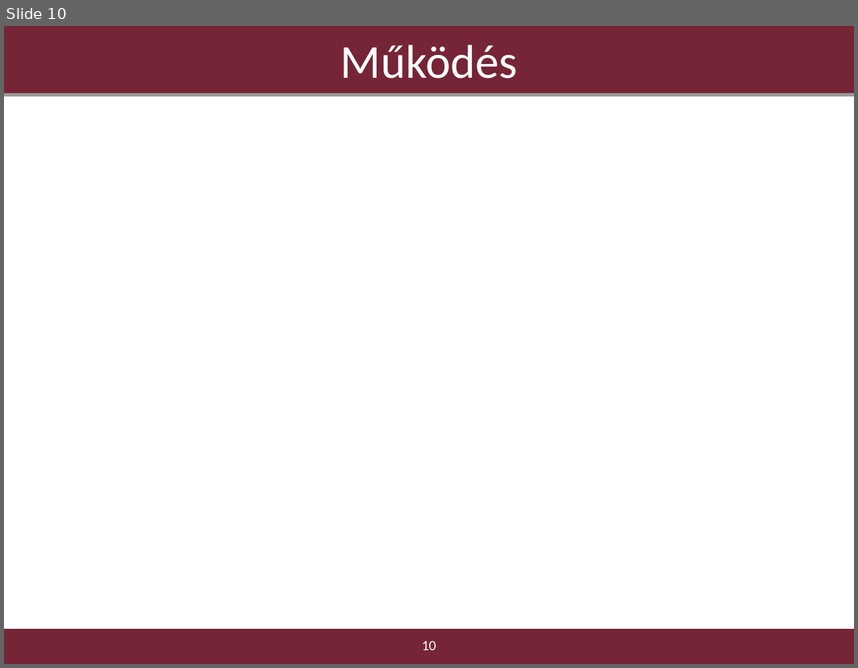
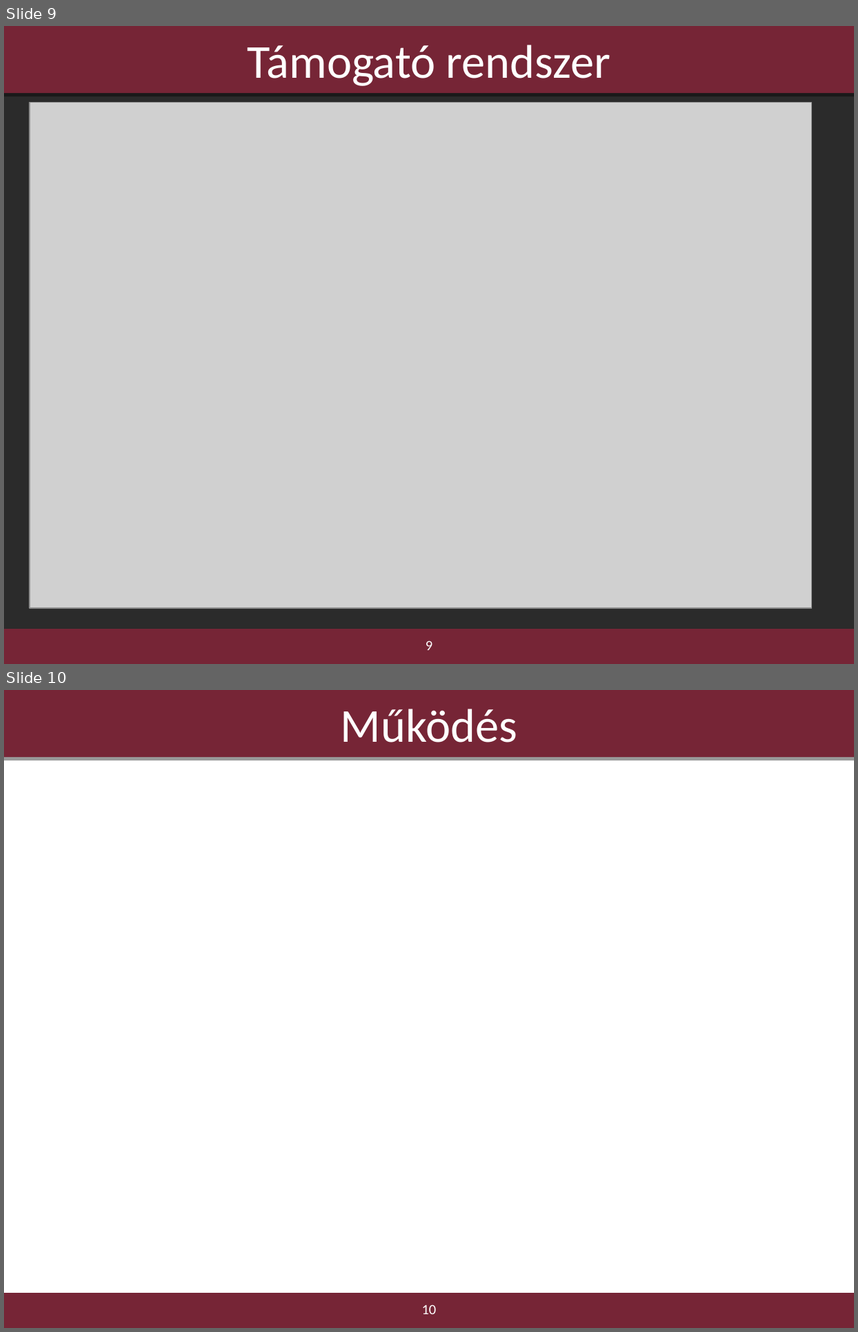
Before and after one commit to borlayda/dipterv2016-microservice, a slide deck: diplomaterv-cykkop.odp. Shown one above the other, each under a label of ours: slide 10 before the commit, slides 9 and 10 after it. The pictures are 858x668 and 858x1332 pixels, drawn with LibreOffice and Linux fonts; fonts in the diff are those of the drawing; grey boxes stand for pictures; background and template pictures are left out; a plain dark background stands for a picture behind light text. Boxes give left, top, right and bottom in pixels: in the first picture for what was removed or moved away, otherwise in the second. Text is boxed around its words. In the diff, an @@ line names an element or a change of style, - is before the commit and + after.

```diff
--- a/diplomaterv-cykkop.odp
+++ b/diplomaterv-cykkop.odp
@@ slide 9 added at bbox=[4, 26, 854, 664], background picture (left out); not listed: 1 template element that a slide beside it also shows @@
@@ title added at bbox=[4, 26, 854, 93], fill #762536, 40 pt, text #FFFFFF @@
+Támogató rendszer
@@ picture added at bbox=[30, 103, 811, 608] @@
@@ page number added at bbox=[426, 640, 432, 650], 12 pt, text #FFFFFF @@
+9
```
Also in this commit, not shown: 4 slides changed, 1 other slide added, 2 slides removed.
